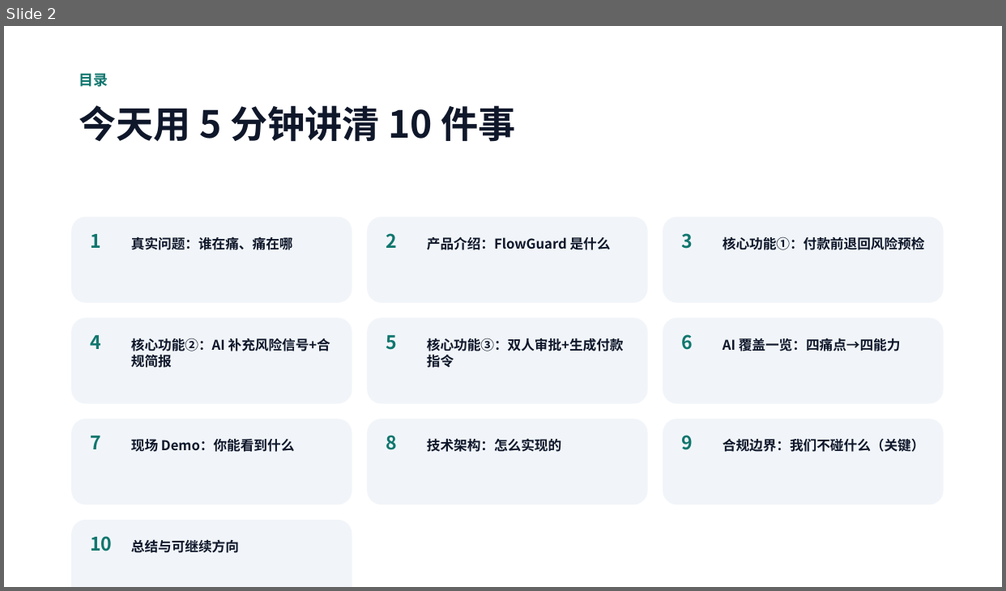
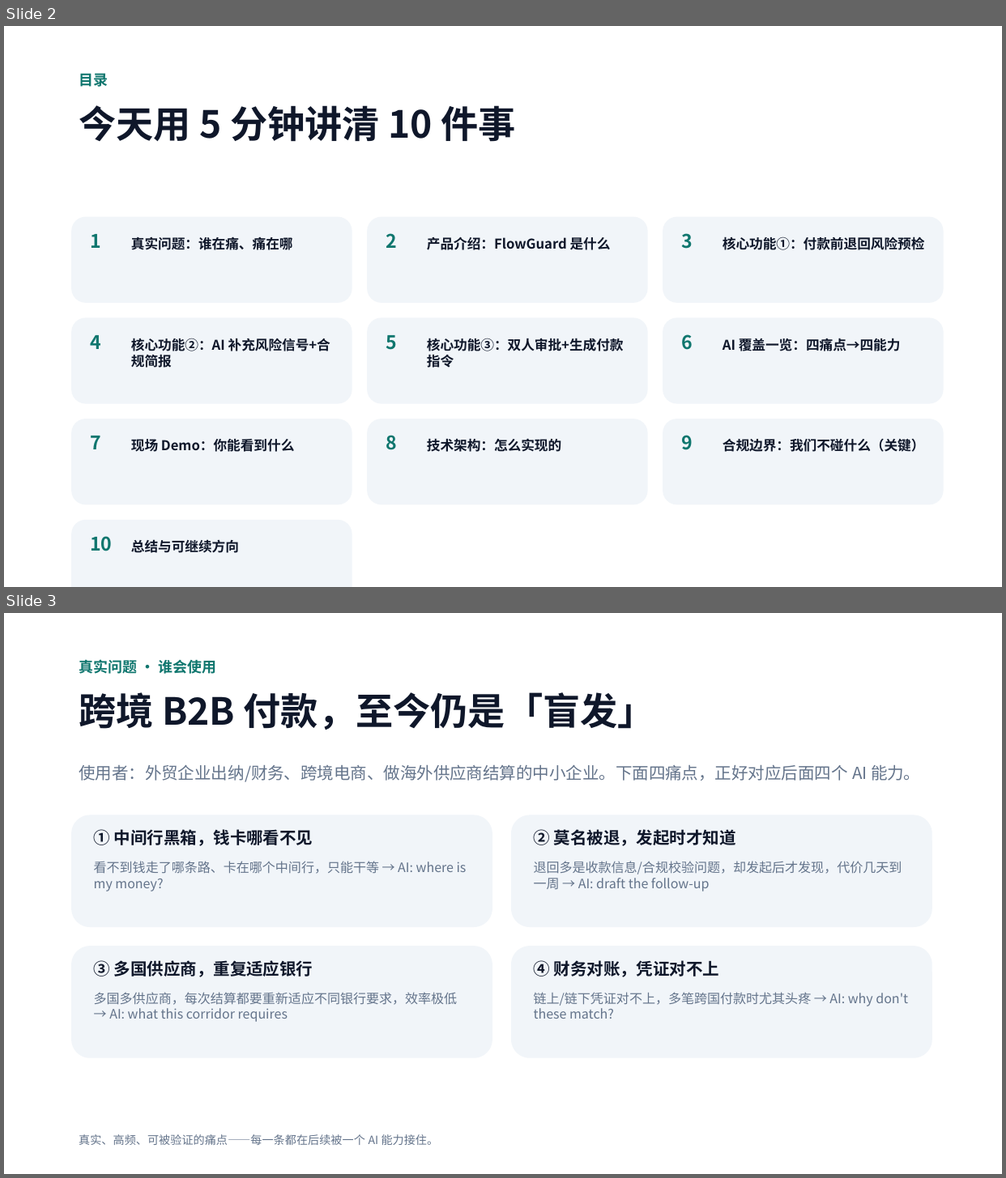
Before and after one commit to Michael-4753/flowguard-payout, a slide deck: public/FlowGuard-Hackathon-Pitch.pptx. Shown one above the other, each under a label of ours: slide 2 before the commit, slides 2 and 3 after it. The pictures are 1006x591 and 1006x1178 pixels, drawn with LibreOffice and Linux fonts; fonts in the diff are those of the drawing. Boxes give left, top, right and bottom in pixels: in the first picture for what was removed or moved away, otherwise in the second. Text is boxed around its words. In the diff, an @@ line names an element or a change of style, - is before the commit and + after.

```diff
--- a/public/FlowGuard-Hackathon-Pitch.pptx
+++ b/public/FlowGuard-Hackathon-Pitch.pptx
@@ slide 3 added at box(4, 613, 1002, 1174), background #FFFFFF @@
@@ text added at box(79, 659, 217, 674), 14 pt, text #0F766E, bold @@
+真实问题 · 谁会使用
@@ text added at box(79, 692, 655, 730), 36 pt, text #0F172A, bold @@
+跨境 B2B 付款，至今仍是「盲发」
@@ text added at box(79, 765, 920, 782), 16 pt, text #64748B @@
+使用者：外贸企业出纳/财务、跨境电商、做海外供应商结算的中小企业。下面四痛点，正好对应后面四个 AI 能力。
@@ rounded rectangle added at box(71, 815, 492, 927), fill #F1F5F9 @@
@@ text added at box(94, 829, 313, 846), 16 pt, text #0F172A, bold @@
+① 中间行黑箱，钱卡哪看不见
@@ rounded rectangle added at box(512, 815, 932, 927), fill #F1F5F9 @@
@@ text added at box(534, 829, 736, 846), 16 pt, text #0F172A, bold @@
+② 莫名被退，发起时才知道
@@ text added at box(94, 861, 467, 892), 12.5 pt, text #64748B @@
+看不到钱走了哪条路、卡在哪个中间行，只能干等 → AI: where is my money?
@@ text added at box(534, 861, 902, 892), 12.5 pt, text #64748B @@
+退回多是收款信息/合规校验问题，却发起后才发现，代价几天到一周 → AI: draft the follow-up
@@ rounded rectangle added at box(71, 946, 492, 1059), fill #F1F5F9 @@
@@ rounded rectangle added at box(512, 946, 932, 1059), fill #F1F5F9 @@
@@ text added at box(94, 960, 313, 977), 16 pt, text #0F172A, bold @@
+③ 多国供应商，重复适应银行
@@ text added at box(534, 960, 720, 977), 16 pt, text #0F172A, bold @@
+④ 财务对账，凭证对不上
@@ text added at box(94, 992, 458, 1022), 12.5 pt, text #64748B @@
+多国多供应商，每次结算都要重新适应不同银行要求，效率极低 → AI: what this corridor requires
@@ text added at box(534, 992, 908, 1019), 12.5 pt, text #64748B @@
+链上/链下凭证对不上，多笔跨国付款时尤其头疼 → AI: why don't these match?
@@ text added at box(79, 1135, 439, 1145), 11 pt, text #64748B @@
+真实、高频、可被验证的痛点——每一条都在后续被一个 AI 能力接住。
```
Also in this commit, not shown: 1 slide removed.
